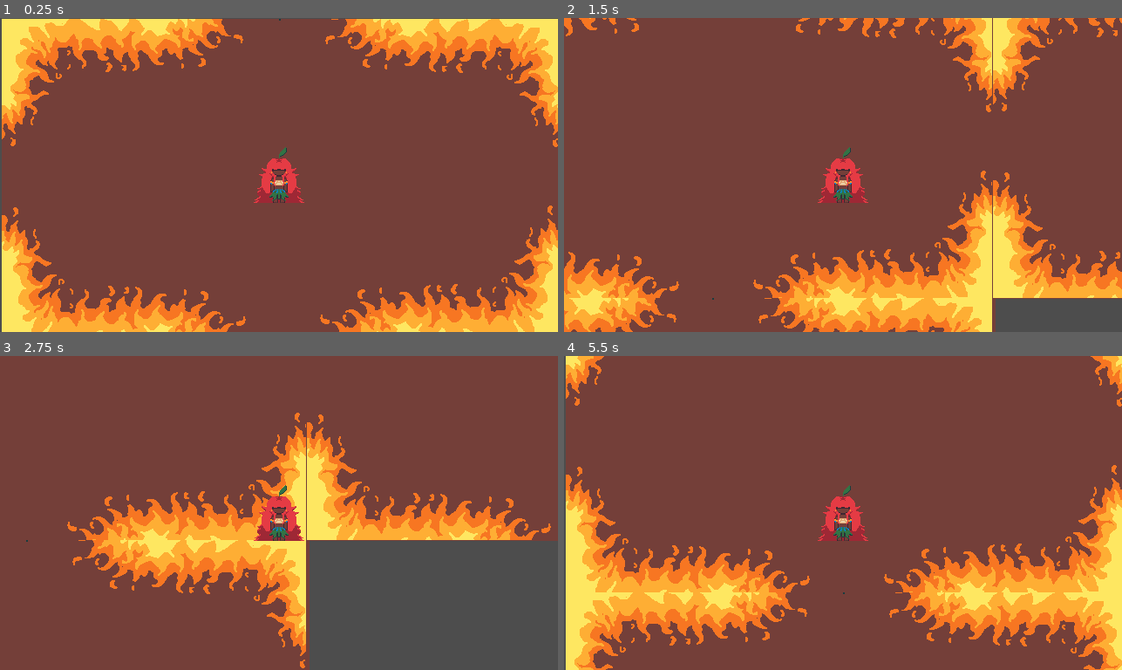
Above: before the commit, frames 1-4 (two rows, left to right).
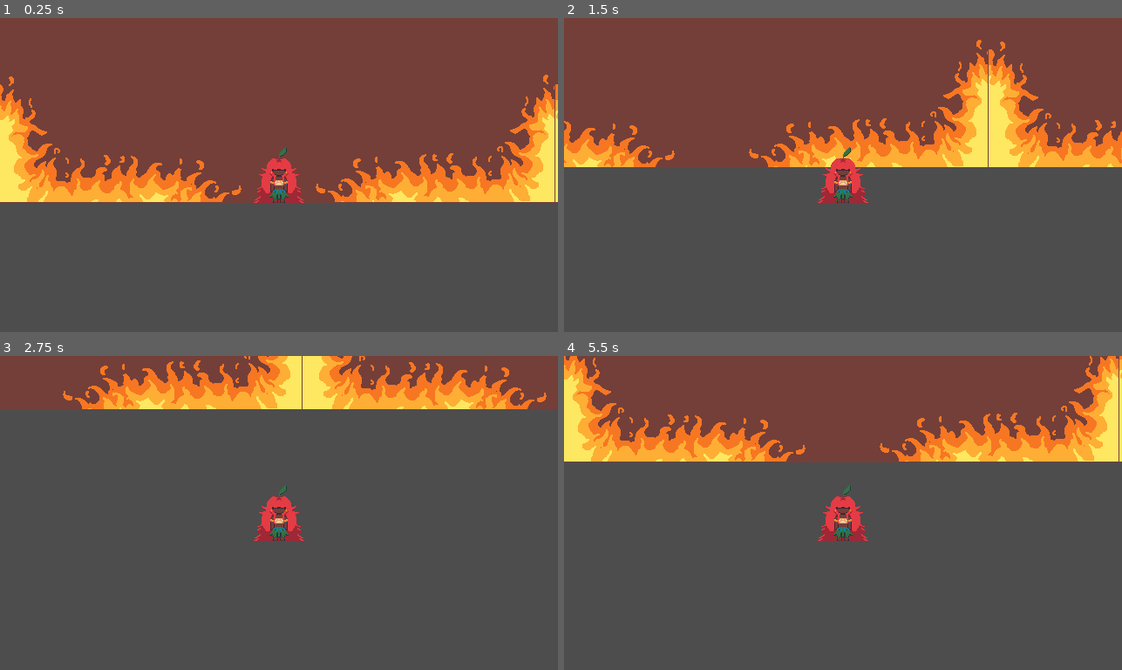
Above: after the commit, the same moments.

Repository: SamuelMTL/AmazonProject
Game: Godot game, scene res://scenes/dungeon.tscn
Two runs of this game, one before a commit and one after it. Both use one fixed random seed, a clock stepped at 60 frames per second and the inputs below.
Inputs:
- Up to frame 1 (0.25 s): no input
- Up to frame 2 (1.5 s): hold Right (ui_right) 0.53-1.28 s; hold Down (ui_down) from 1.28 s (still down)
- Up to frame 3 (2.75 s): release Down (ui_down) at 2.03 s; hold Right (ui_right) from 2.03 s (still down)
- Up to frame 4 (5.5 s): release Right (ui_right) at 2.78 s; hold Up (ui_up) 2.78-3.53 s; hold Left (ui_left) 3.53-5.03 s; hold Down (ui_down) from 5.03 s (still down)

The runs differ from the first frame. In frame 1, 62% of the frame differs, in the area x 0-100%, y 0-100%; in frame 2, 62%; in frame 3, 72%; in frame 4, 75%.

Commit message:
spawn colocado no lugar certo

Diff:
--- a/amazonproject/scenes/dungeon.tscn
+++ b/amazonproject/scenes/dungeon.tscn
@@ -12,4 +12,4 @@
 script = ExtResource("2_k8ebg")
 
 [node name="Player" parent="." instance=ExtResource("3_hy87r")]
-position = Vector2(318, 179)
+position = Vector2(1603, 1769)
--- a/amazonproject/scenes/dungeon_room_1.tscn
+++ b/amazonproject/scenes/dungeon_room_1.tscn
@@ -37,3 +37,6 @@
 position = Vector2(320, 180)
 sprite_frames = SubResource("SpriteFrames_shh1g")
 animation = &"fire_barrier"
+
+[node name="PlayerSpawnPoint" type="Marker2D" parent="."]
+position = Vector2(322, 357)
--- a/amazonproject/scripts/dungeon_generator.gd
+++ b/amazonproject/scripts/dungeon_generator.gd
@@ -21,6 +21,7 @@
 	# garantindo a entrada da dungeon no lugar q eu quero
 	dungeon_layout[4][2] = 1
 
+
 func build_dungeon():
 	for row in range(dungeon_size.y):
 		for col in range(dungeon_size.x):
--- a/amazonproject/scripts/player.gd
+++ b/amazonproject/scripts/player.gd
@@ -4,3 +4,5 @@
 	var direction = Input.get_vector("ui_left", "ui_right", "ui_up", "ui_down")
 	velocity = direction * 200
 	move_and_slide()
+
+	print(position)
